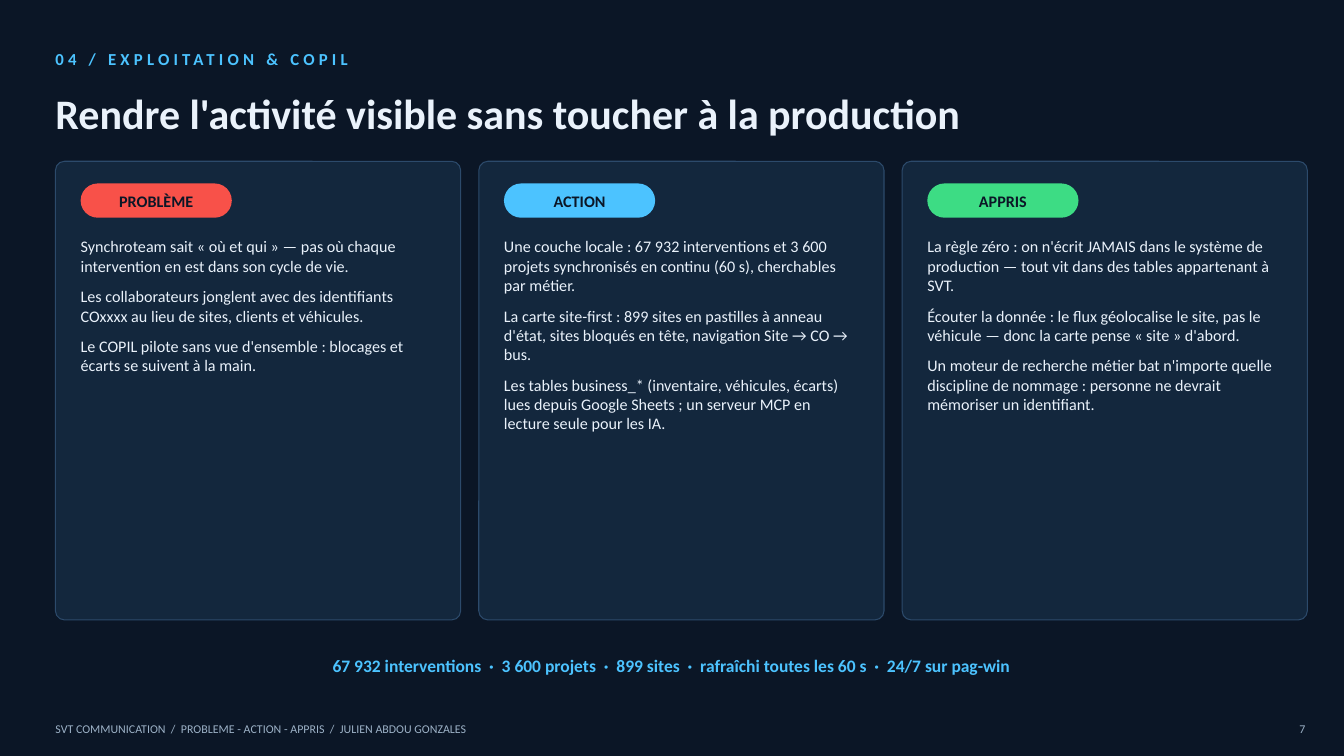
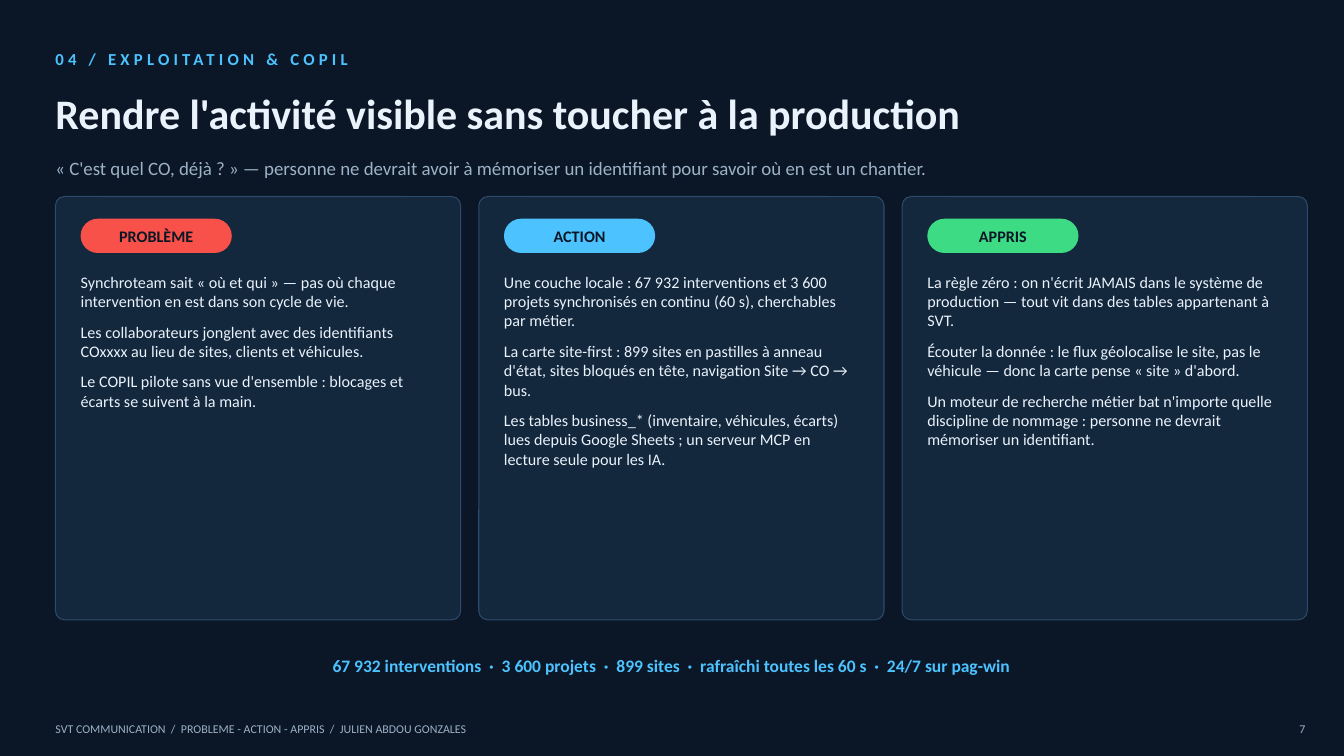
Before and after one commit to abysse8/abysse8, a slide deck: slide 7 of presentations/svt-le-switch-a-500.pptx. Drawn at 1344x756 pixels with LibreOffice and Linux fonts; fonts in the diff are those of the drawing. Boxes give left, top, right and bottom in pixels: in the first picture for what was removed or moved away, otherwise in the second. Text is boxed around its words. In the diff, an @@ line names an element or a change of style, - is before the commit and + after.

```diff
--- a/presentations/svt-le-switch-a-500.pptx
+++ b/presentations/svt-le-switch-a-500.pptx
@@ text added at (69,162,926,178), 13.5 pt, text #9DB2C7 @@
+« C'est quel CO, déjà ? » — personne ne devrait avoir à mémoriser un identifiant pour savoir où en est un chantier.
@@ rounded rectangle: place and size @@
-rounded rectangle at (55,161,461,620)
+rounded rectangle at (55,197,461,620)
@@ rounded rectangle: place and size @@
-rounded rectangle at (479,161,884,620)
+rounded rectangle at (479,197,884,620)
@@ rounded rectangle: place and size @@
-rounded rectangle at (902,161,1308,620)
+rounded rectangle at (902,197,1308,620)
@@ 3 texts, 3 rounded rectangles: place and size @@
-3 texts, 3 rounded rectangles at (81,184,1079,218)
+3 texts, 3 rounded rectangles at (81,219,1079,253)
@@ text "Synchroteam sait « où et ...": place and size @@
-text "Synchroteam sait « où et ..." at (81,241,403,371)
+text "Synchroteam sait « où et ..." at (81,277,403,407)
@@ text "Une couche locale : 67 ...": place and size @@
-text "Une couche locale : 67 ..." at (504,241,839,432)
+text "Une couche locale : 67 ..." at (504,277,839,468)
@@ text "La règle zéro : on ...": place and size @@
-text "La règle zéro : on ..." at (927,241,1272,410)
+text "La règle zéro : on ..." at (927,277,1272,445)
```
Also in this commit, not shown: 6 other slides changed, 1 slide added, 1 other file.
